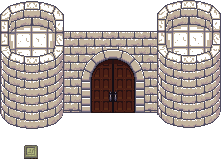
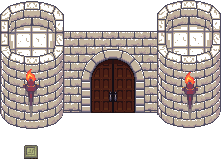
Layer changes from the first 221 × 159 image to the second:
added layer "torch-02: (174, 58)" above "torch-01: (15, 58)" over [182, 72, 198, 120]
added layer "torch-01: (15, 58)" above "plate-stone: (24, 145, 14, 14)" over [23, 69, 39, 117]
